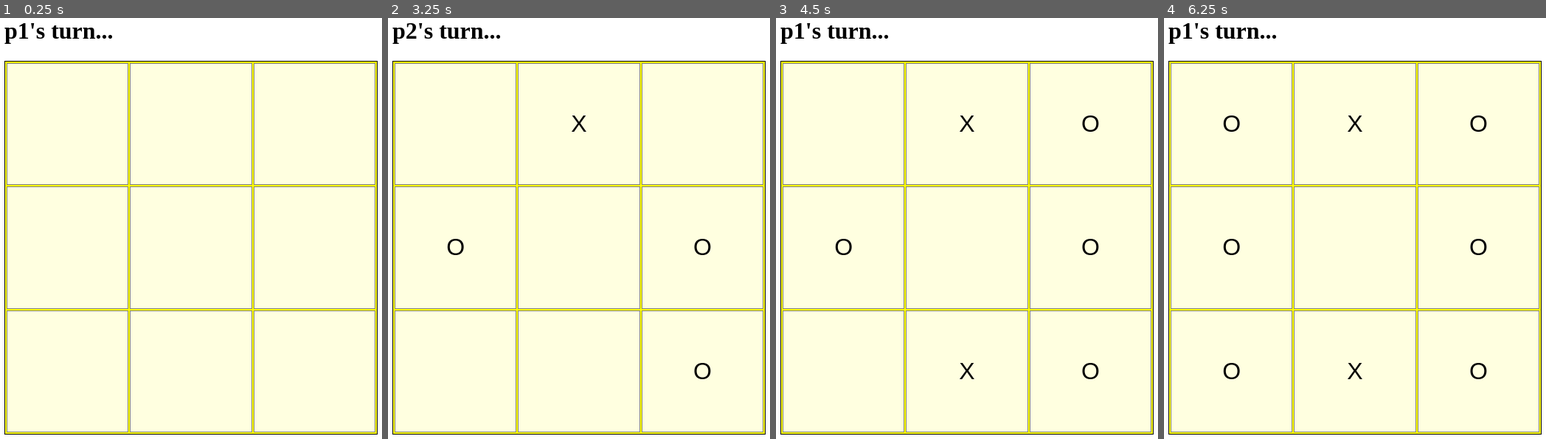
Above: before the commit, frames 1-4 (left to right).
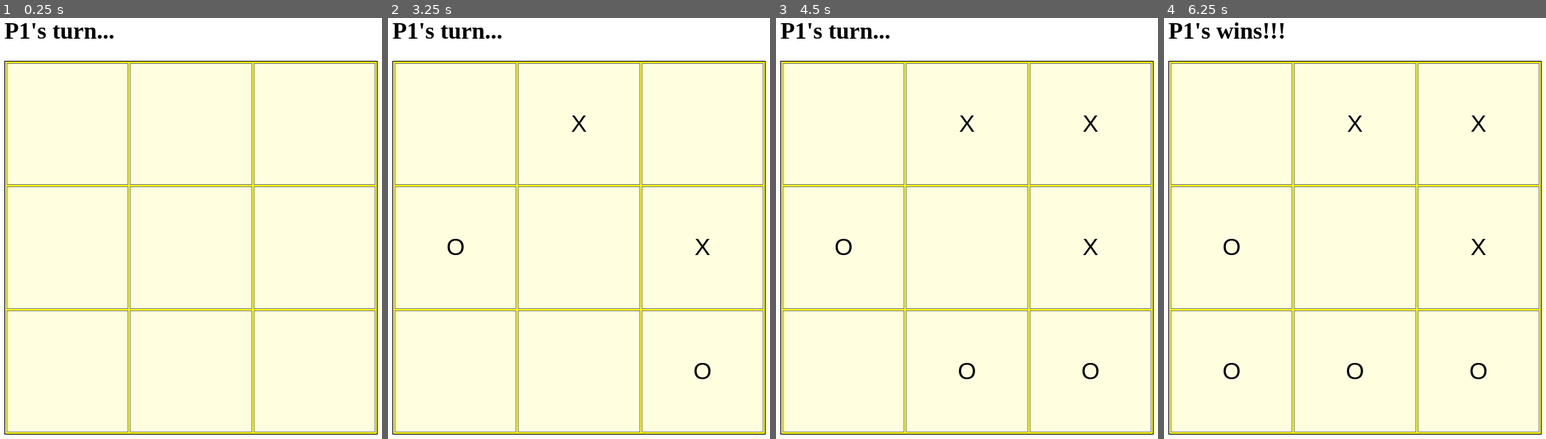
Above: after the commit, the same moments.

Repository: eyon24/top-tictactoe
Game: browser game, page index.html
The game is run twice, just before and just after one commit, with the same random seed, the same clock (stepped at 60 frames per second) and the same inputs.
Inputs (mouse positions are in pixels of both pictures, inside the frame that each line leads up to):
- Up to frame 1 (0.25 s): no input
- Up to frame 2 (3.25 s): click (701, 371) at 1.27 s; click (579, 123) at 1.87 s; click (456, 249) at 2.02 s; click "O" at 2.47 s; click (701, 249) at 3.07 s
- Up to frame 3 (4.5 s): click (967, 371) at 3.67 s; click (1089, 123) at 4.27 s
- Up to frame 4 (6.25 s): click "X" at 4.52 s; click "X" at 4.87 s; click (1232, 371) at 5.47 s; click (1232, 123) at 6.07 s

The runs differ from the first frame. In frame 1, 0.4% of the frame differs, in the area x 1-30%, y 1-7%; in frame 2, 0.5%; in frame 3, 0.7%; in frame 4, 0.9%, in the area x 1-85%, y 1-86%.

Commit message:
gameplay

Diff:
--- a/script.js
+++ b/script.js
@@ -143,12 +143,13 @@
   return {
     playRound,
     getActivePlayer,
+    checkWinner,
     getBoard: board.getBoard,
   };
 };
 
 function ScreenController() {
-  const game = GameController("p1", "p2");
+  const game = GameController("P1", "P2");
   const playerTurnDiv = document.querySelector(".turn");
   const boardDiv = document.querySelector(".board");
 
@@ -158,7 +159,11 @@
     const board = game.getBoard();
     const activePlayer = game.getActivePlayer();
 
-    playerTurnDiv.textContent = `${activePlayer.name}'s turn...`;
+    if (game.checkWinner()) {
+      playerTurnDiv.textContent = `${activePlayer.name}'s wins!!!`;
+    } else {
+      playerTurnDiv.textContent = `${activePlayer.name}'s turn...`;
+    }
 
     board.forEach((row, rowIndex) => {
       row.forEach((cell, columnIndex) => {
@@ -176,10 +181,16 @@
   function clickHandlerBoard(e) {
     const selectedColumn = e.target.dataset.column;
     const selectedRow = e.target.dataset.row;
+    const board = game.getBoard();
 
     if (!selectedColumn) return;
 
-    game.playRound(selectedRow, selectedColumn);
+    if (!game.checkWinner()) {
+      if (board[selectedRow][selectedColumn].getValue() === "") {
+        game.playRound(selectedRow, selectedColumn);
+      }
+    }
+
     updateScreen();
   }
   boardDiv.addEventListener("click", clickHandlerBoard);
